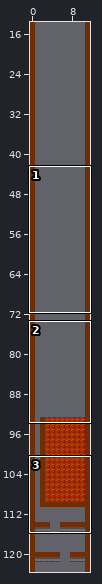
A Tiled map (JSON) gets an edit: www/tilemaps/test.json. The first picture is a wide view before the edit; the outline marks the close-up.
Close-up. Before:
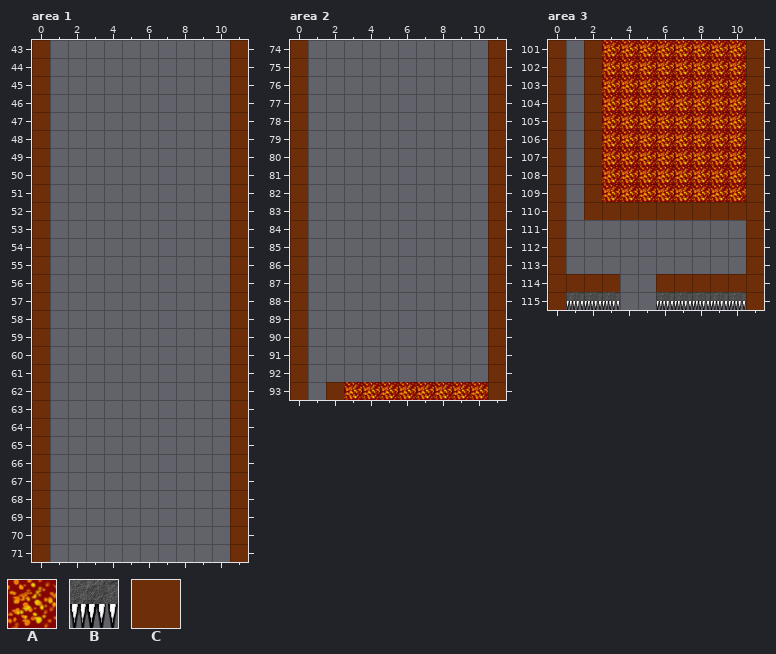
Cells are 50x50 px. Shown: area 1 x 0..11, y 43..71; area 2 x 0..11, y 74..93; area 3 x 0..11, y 101..115.
Key: from "deathTiles": A 0, B 1; from "fuel": C 0.
_ is an empty cell.
Layer "platforms" before, area 1, first column x 0:
43 C__________C
44 C__________C
45 C__________C
46 C__________C
47 C__________C
48 C__________C
49 C__________C
50 C__________C
51 C__________C
52 C__________C
53 C__________C
54 C__________C
55 C__________C
56 C__________C
57 C__________C
58 C__________C
59 C__________C
60 C__________C
61 C__________C
62 C__________C
63 C__________C
64 C__________C
65 C__________C
66 C__________C
67 C__________C
68 C__________C
69 C__________C
70 C__________C
71 C__________C
Layer "platforms" before, area 2, first column x 0:
74 C__________C
75 C__________C
76 C__________C
77 C__________C
78 C__________C
79 C__________C
80 C__________C
81 C__________C
82 C__________C
83 C__________C
84 C__________C
85 C__________C
86 C__________C
87 C__________C
88 C__________C
89 C__________C
90 C__________C
91 C__________C
92 C__________C
93 C_CAAAAAAAAC
Layer "platforms" before, area 3, first column x 0:
101 C_CAAAAAAAAC
102 C_CAAAAAAAAC
103 C_CAAAAAAAAC
104 C_CAAAAAAAAC
105 C_CAAAAAAAAC
106 C_CAAAAAAAAC
107 C_CAAAAAAAAC
108 C_CAAAAAAAAC
109 C_CAAAAAAAAC
110 C_CCCCCCCCCC
111 C__________C
112 C__________C
113 C__________C
114 CCCC__CCCCCC
115 CBBB__BBBBBC
The same view after the edit:
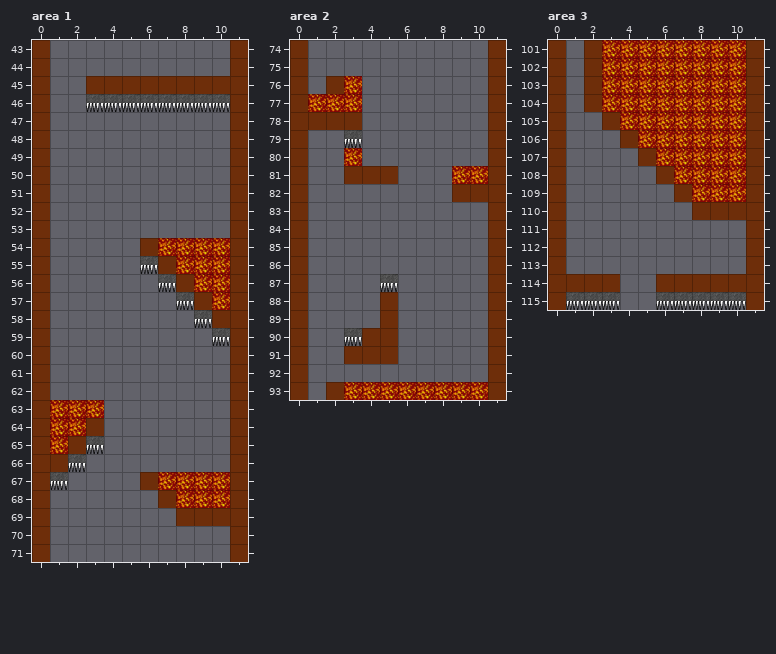
Changes in this commit:
Changed rows in their new state; . is an unchanged cell.
Layer "platforms", area 1:
first column x 3:
45 CCCCCCCC
46 BBBBBBBB
first column x 6:
54 CAAAA
55 BCAAA
56 .BCAA
57 ..BCA
58 ...BC
59 ....B
first column x 1:
63 AAA.......
64 AAC.......
65 ACB.......
66 CB........
67 B....CAAAA
68 ......CAAA
69 .......CCC
Layer "platforms", area 2:
first column x 1:
76 .CA.......
77 AAA.......
78 CCC.......
79 ..B.......
80 ..A.......
81 ..CCC...AA
82 ........CC
first column x 3:
87 ..B
88 ..C
89 ..C
90 BCC
91 CCC
Layer "platforms", area 3:
first column x 2:
105 _C....
106 __C...
107 ___C..
108 ____C.
109 _____C
110 ______
Boxes around the changes in both close-ups, in picture pixels (x1, y1, x2, y2):
added: (86, 76, 230, 112)
added: (140, 238, 230, 346)
added: (50, 400, 104, 490)
added: (140, 472, 230, 526)
added: (308, 76, 398, 184)
added: (452, 166, 488, 202)
added: (344, 274, 398, 364)
changed: (584, 112, 692, 220)
